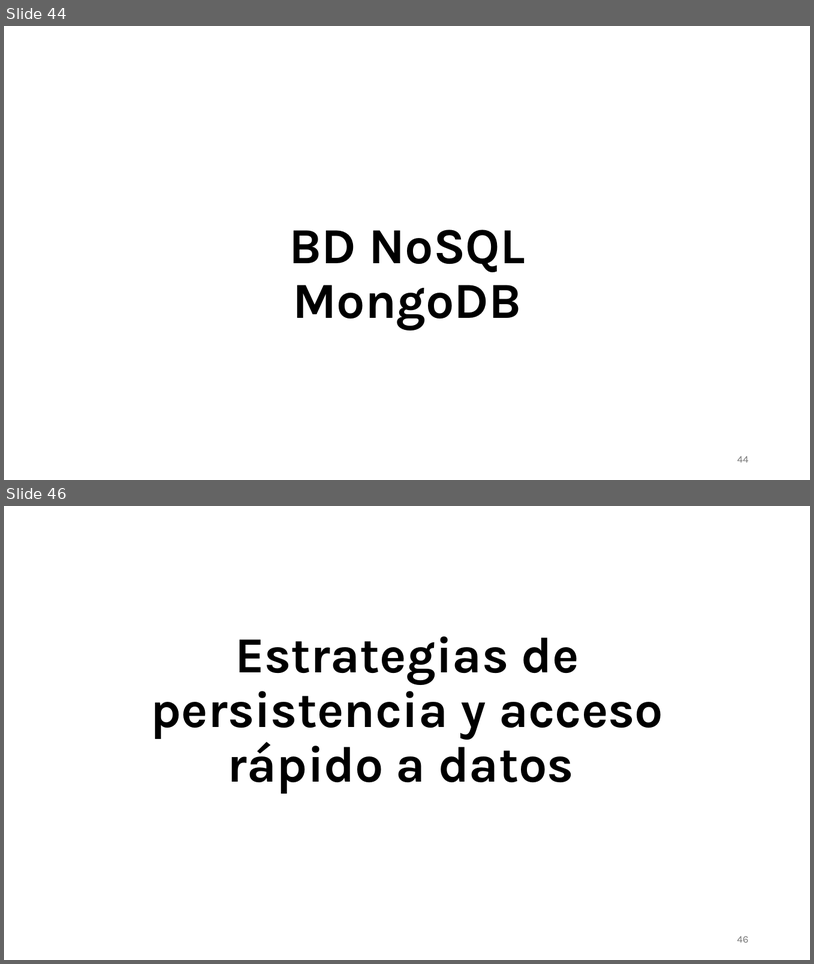
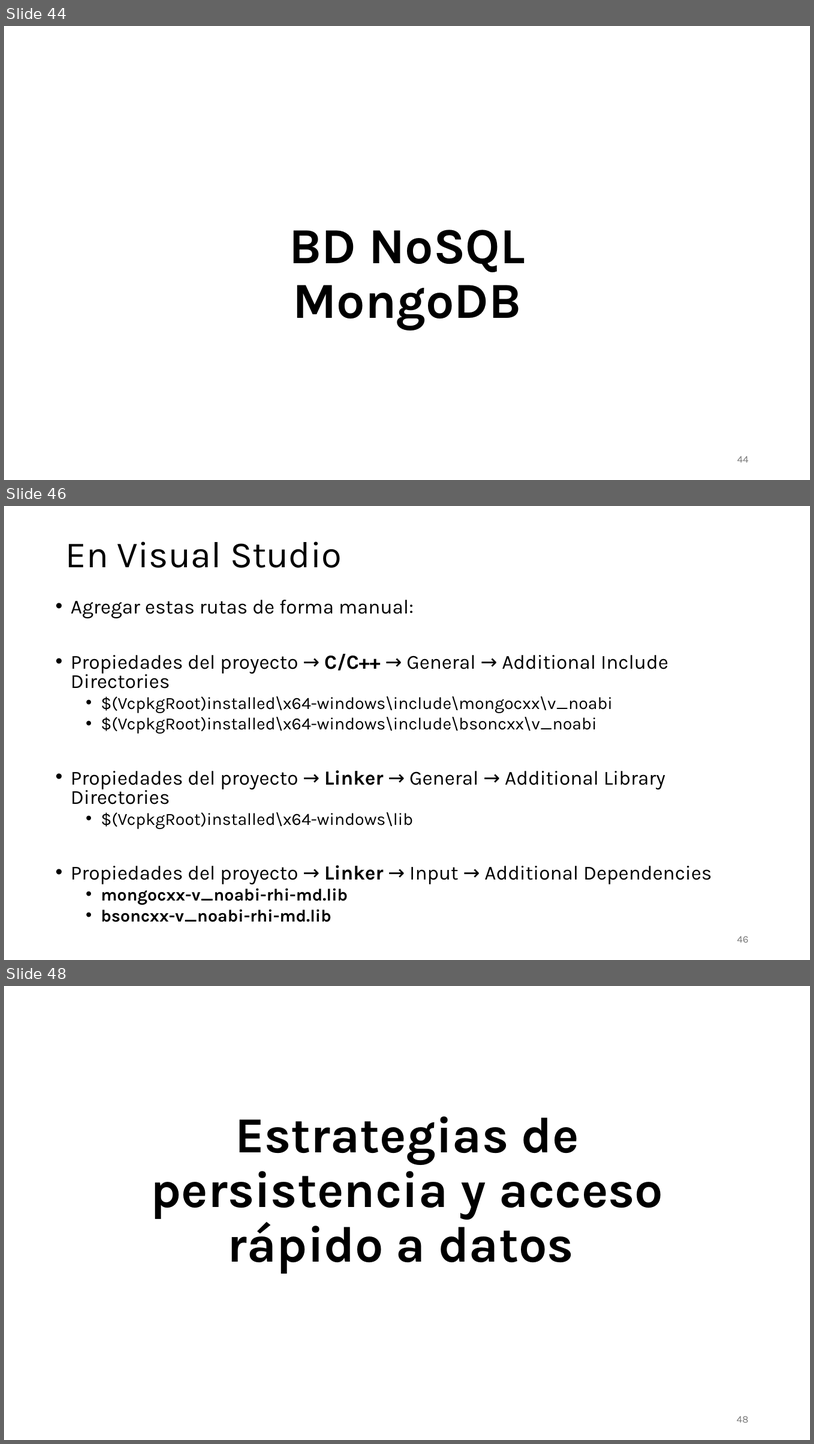
Before and after one commit to aldebarran22/CURSO_CPP_SERVICIOS_30H, a slide deck: doc/4_Gestion_estado_persistencia.pptx. Shown one above the other, each under a label of ours: slides 44 and 46 before the commit, slides 44, 46 and 48 after it; the slides between them are not shown. The pictures are 814x964 and 814x1444 pixels, drawn with LibreOffice and Linux fonts; fonts in the diff are those of the drawing. Boxes give left, top, right and bottom in pixels: in the first picture for what was removed or moved away, otherwise in the second. Text is boxed around its words. In the diff, an @@ line names an element or a change of style, - is before the commit and + after.

```diff
--- a/doc/4_Gestion_estado_persistencia.pptx
+++ b/doc/4_Gestion_estado_persistencia.pptx
@@ slide 46 added at box(4, 506, 810, 960), background #FFFFFF @@
@@ title added at box(65, 541, 342, 568), 44 pt, text #000000 @@
+En Visual Studio
@@ text added at box(71, 600, 712, 922), 23.8 pt, text #000000 @@
+• Agregar estas rutas de forma manual:
+• Propiedades del proyecto → C/C++ → General → Additional Include Directories
+  • $(VcpkgRoot)installed\x64-windows\include\mongocxx\v_noabi
+  • $(VcpkgRoot)installed\x64-windows\include\bsoncxx\v_noabi
+• Propiedades del proyecto → Linker → General → Additional Library Directories
+  • $(VcpkgRoot)installed\x64-windows\lib
+• Propiedades del proyecto → Linker → Input → Additional Dependencies
+  • mongocxx-v_noabi-rhi-md.lib
+  • bsoncxx-v_noabi-rhi-md.lib
@@ page number added at box(737, 936, 749, 942), 12 pt, text #797979 @@
+46
@@ what was slide 46 is now slide 48 @@
```
Also in this commit, not shown: 1 slide changed, 5 other slides added, 2 slides removed, 10 other files.
